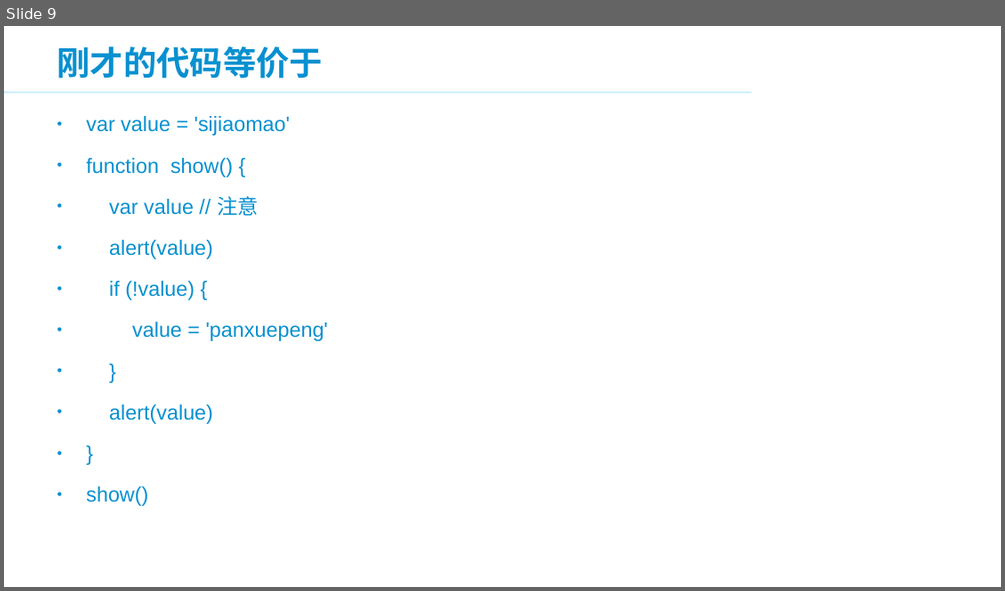
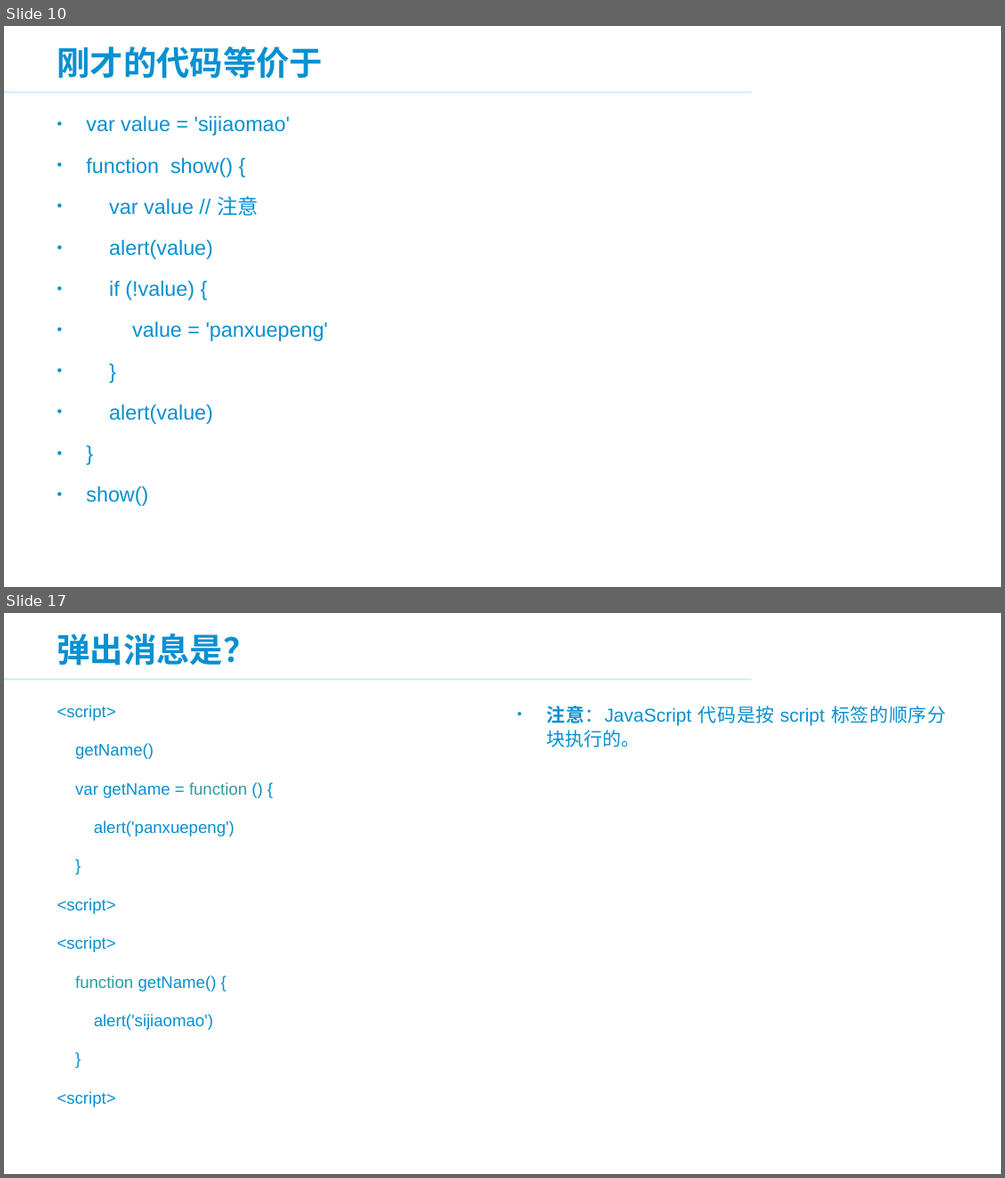
Before and after one commit to panxuepeng/javascript, a slide deck: ppt/JavaScript 高级部分.ppt. Shown one above the other, each under a label of ours: slide 9 before the commit, slides 10 and 17 after it; the slides between them are not shown. The pictures are 1005x591 and 1005x1178 pixels, drawn with LibreOffice and Linux fonts; fonts in the diff are those of the drawing; background and template pictures are left out. Boxes give left, top, right and bottom in pixels: in the first picture for what was removed or moved away, otherwise in the second. Text is boxed around its words. In the diff, an @@ line names an element or a change of style, - is before the commit and + after.

```diff
--- a/ppt/JavaScript 高级部分.ppt
+++ b/ppt/JavaScript 高级部分.ppt
@@ slide 17 added at bbox=[4, 613, 1001, 1174], background #FFFFFF; not listed: 2 template elements that a slide beside it also shows @@
@@ title added at bbox=[57, 633, 257, 666], 32 pt, text #0890D0, bold @@
+弹出消息是？
@@ text added at bbox=[57, 705, 247, 1107], 16 pt, text #0890D0 @@
+<script>
+getName()
+var getName = function () {
+alert('panxuepeng')
+}
+<script>
+<script>
+function getName() {
+alert('sijiaomao')
+}
+<script>
@@ text added at bbox=[546, 706, 946, 747], 18 pt, text #0890D0 @@
+• 注意：JavaScript 代码是按 script 标签的顺序分块执行的。
@@ what was slide 9 is now slide 10 @@
```
Also in this commit, not shown: 1 slide changed, 34 other slides added, 3 other files.
